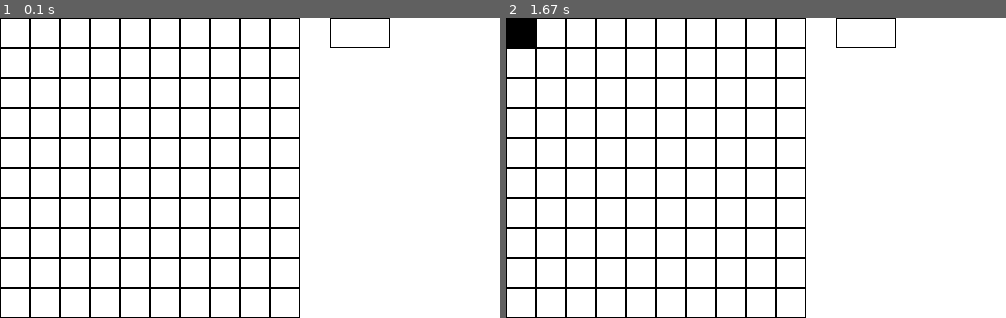
Above: before the commit, frames 1-2 (left to right).
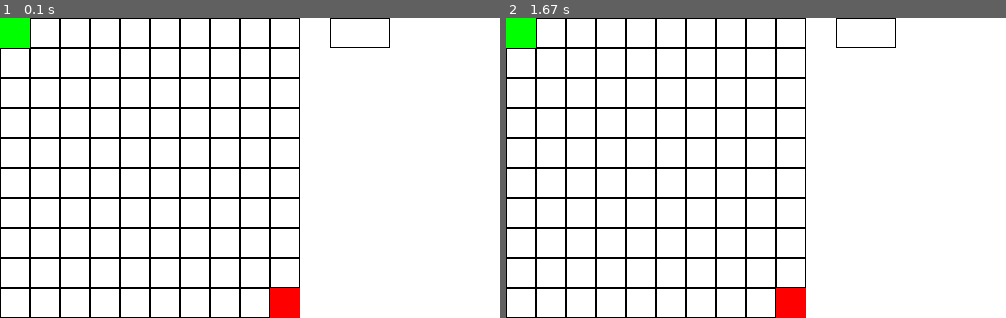
Above: after the commit, the same moments.

Repository: satisf/td_pygame
Game: pygame game, started from game/game.py
Same seed, same stepped clock (60 frames per second), same inputs: the game is played once before the commit and once after it.
Inputs (mouse positions are in pixels of both pictures, inside the frame that each line leads up to):
- Up to frame 1 (0.1 s): no input
- Up to frame 2 (1.67 s): click (521, 33) at 0.38 s

The runs differ from the first frame. In frame 1, 1.2% of the frame differs, in the area x 0-60%, y 0-100%; in frame 2, 1.2%.

Commit message:
adds start and end tile

Diff:
--- a/game/game.py
+++ b/game/game.py
@@ -14,6 +14,8 @@
         tiles.append([])
         for y in range(FIELD_SIZE):
             tiles[x].append(Tile(x * TILE_LENGTH, y * TILE_LENGTH, FLOOR))
+    tiles[0][0].change_type(START)
+    tiles[FIELD_SIZE - 1][FIELD_SIZE - 1].change_type(END)
     return tiles
 
 def generate_buttons():
--- a/game/tile.py
+++ b/game/tile.py
@@ -5,10 +5,13 @@
 class Tile:
     def __init__(self, x, y, tiletype):
         self.position = Position(x, y, TILE_LENGTH, TILE_LENGTH)
+        self.typeTyle = FLOOR
         self.change_type(tiletype)
 
 
     def change_type(self, type):
+        if self.typeTyle == START or self.typeTyle == END:
+            return
         if type == WALL:
             self.typeTyle = WALL
             self.colour = BLACK
@@ -17,6 +20,15 @@
             self.typeTyle = FLOOR
             self.colour = BLACK
             self.border = BORDER_SIZE
+        elif type == START:
+            self.typeTyle = START
+            self.colour = GREEN
+            self.border = 0
+        elif type == END:
+            self.typeTyle = END
+            self.colour = RED
+            self.border = 0
+
 
 
     def draw(self, surface):
